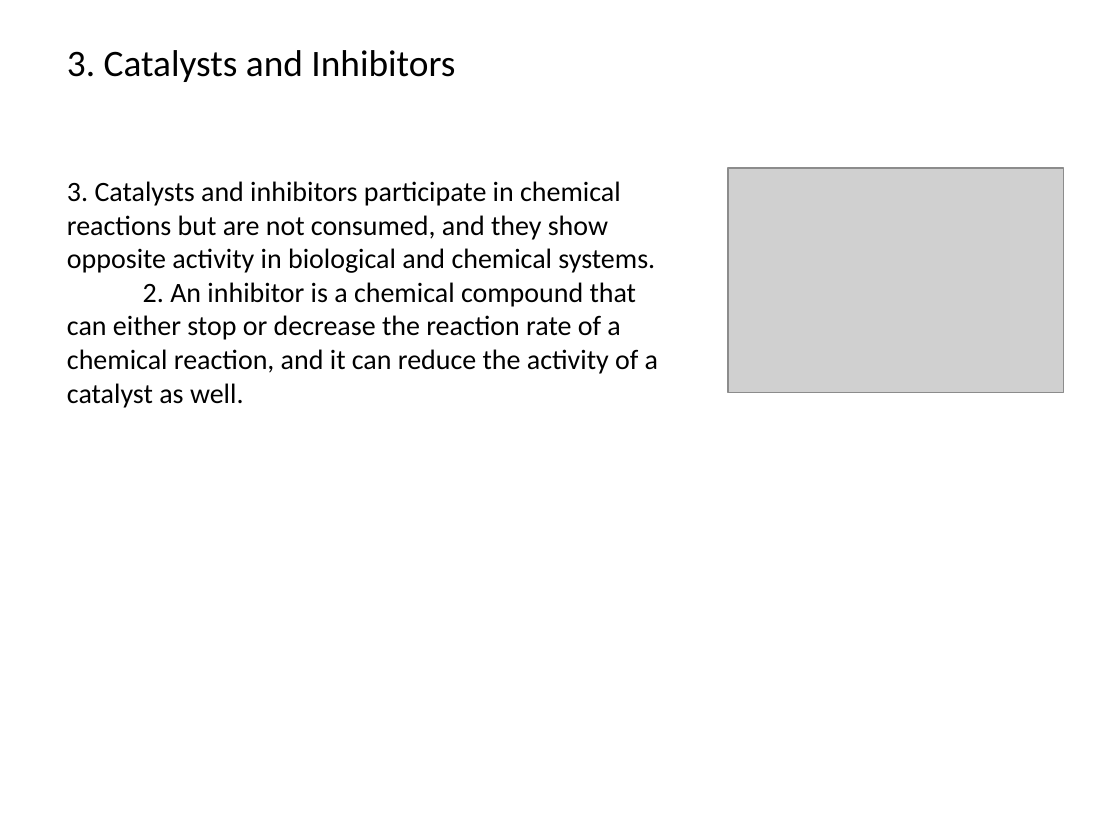
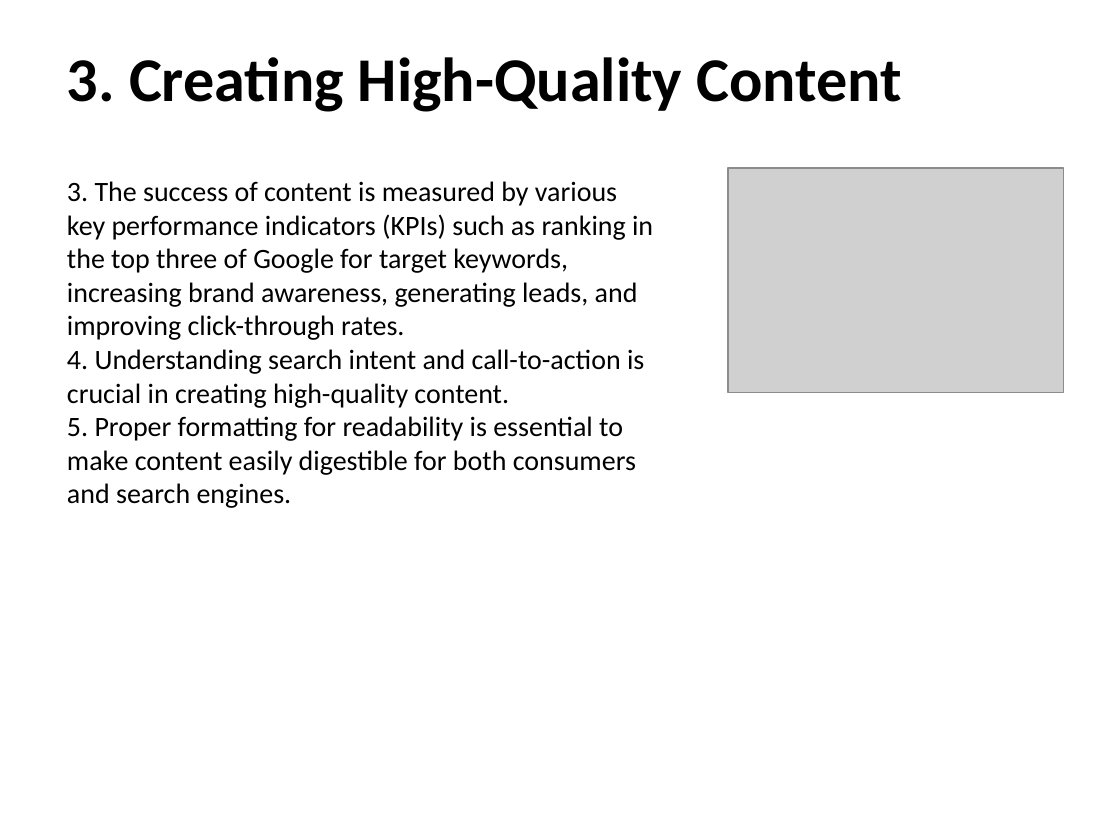
Before and after one commit to NikhilSai5/Automatic-Video-Generator, a slide deck: slide 6 of assets/ppts/GeneratedPresentation.pptx. Drawn at 1120x840 pixels with LibreOffice and Linux fonts; fonts in the diff are those of the drawing; grey boxes stand for pictures. Boxes give left, top, right and bottom in pixels: in the first picture for what was removed or moved away, otherwise in the second. Text is boxed around its words. In the diff, an @@ line names an element or a change of style, - is before the commit and + after.

```diff
--- a/assets/ppts/GeneratedPresentation.pptx
+++ b/assets/ppts/GeneratedPresentation.pptx
@@ text at (67,57,902,112): text changed; size 24 to 40 pt; bold on @@
-3. Catalysts and Inhibitors
+3. Creating High-Quality Content
@@ text at (67,181,653,508): text changed @@
-3. Catalysts and inhibitors participate in chemical reactions but are not consumed, and they show opposite activity in biological and chemical systems.
-2. An inhibitor is a chemical compound that can either stop or decrease the reaction rate of a chemical reaction, and it can reduce the activity of a catalyst as well.
+3. The success of content is measured by various key performance indicators (KPIs) such as ranking in the top three of Google for target keywords, increasing brand awareness, generating leads, and improving click-through rates.
+4. Understanding search intent and call-to-action is crucial in creating high-quality content.
+5. Proper formatting for readability is essential to make content easily digestible for both consumers and search engines.
```
Also in this commit, not shown: 1 other slide changed, 12 slides added, 12 slides removed, 5 other files.
